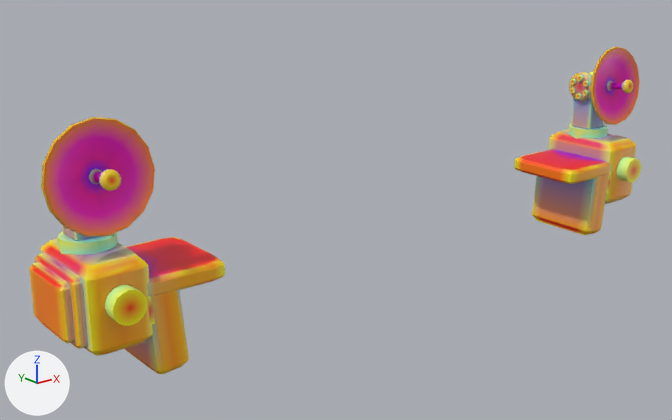
A saved change to the glTF model models/parts/llm_gen_shoulder_pods_045_bc349d.glb.
Both versions are drawn from a 50 mm lens placed at (-89.9, -97.7, 49.3), pointed at (-8.0, 4.8, 8.3). Arrows for +X, +Y and +Z are at lower left; the lights stay in place. The picture after the commit comes second. Vertices at exactly the same position are counted once.

In view in the first picture: 'adapter_shoulder_yoke_l', 'adapter_shoulder_yoke_r', 'adapter_sub_azimuth_base_dark_1_adapter_dark_l', 'adapter_sub_dish_pedestal_dark_2_adapter_dark_r', 'adapter_sub_ew_bezel_dark_7_adapter_dark_l', 'ew_side_plate_blue_8_adapter_dark_l', 'parabolic_dish_5_zeon_olive_coat_l', 'parabolic_dish_5_zeon_olive_coat_r', 'radar_housing_0_zeon_olive_coat_l', 'radar_housing_0_zeon_olive_coat_r', 'recon_optic_9_optic_cyan_l' and 8 more.
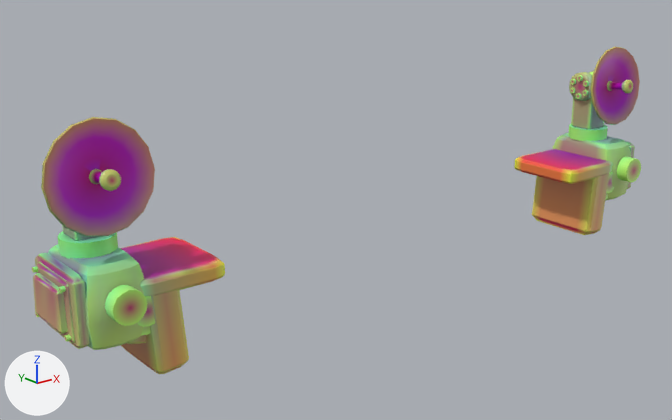
Changed parts and their boxes [x1, y1, x2, y2] in the pictures (672 x 420 px):
'radar_housing_0_zeon_olive_coat_l', reshaped
    before: [40, 238, 153, 356]
    after: [48, 244, 144, 350]
'ew_side_plate_blue_8_adapter_dark_l', reshaped
    before: [29, 262, 74, 343]
    after: [32, 261, 75, 343]
'radar_housing_0_zeon_olive_coat_r', reshaped (9% narrower, 9% shorter)
    before: [549, 129, 636, 204]
    after: [553, 133, 632, 201]
part 1 of me_adapter_shoulder_yoke_r, recoloured
    both: [514, 149, 611, 235]
part 2 of me_adapter_shoulder_yoke_l, recoloured
    both: [125, 237, 225, 374]
part 5 of me_adapter_sub_azimuth_base_dark_1_adapter_dark_l, recoloured
    both: [58, 232, 118, 255]
part 6 of me_adapter_sub_azimuth_base_dark_1_adapter_dark_l, recoloured
    both: [78, 235, 114, 243]
part 7 of me_adapter_sub_azimuth_base_dark_1_adapter_dark_l, recoloured
    both: [58, 231, 116, 243]
part 8 of me_adapter_sub_dish_pedestal_dark_2_adapter_dark_r, recoloured
    both: [571, 97, 604, 129]
part 9 of me_parabolic_dish_5_zeon_olive_coat_r, recoloured
    both: [590, 46, 640, 125]
part 10 of me_parabolic_dish_5_zeon_olive_coat_l, recoloured
    both: [41, 117, 155, 237]
part 11 of me_adapter_sub_ew_bezel_dark_7_adapter_dark_l, recoloured
    both: [35, 253, 88, 349]
part 13 of me_recon_optic_9_optic_cyan_l, recoloured
    both: [105, 285, 139, 323]
part 14 of me_recon_optic_9_optic_cyan_l, recoloured
    both: [113, 290, 147, 326]

Diff of the bpy script that builds the scene:
```diff
--- a/models/parts/llm_gen_shoulder_pods_045_bc349d.glb.py
+++ b/models/parts/llm_gen_shoulder_pods_045_bc349d.glb.py
@@ me_adapter_shoulder_yoke_r @@
 me_adapter_shoulder_yoke_r.from_pydata(...)  # 490 vertices, 960 faces; spans x 33.3..48.0, y -5.9..7.1, z -3.54..9.4
+# me_adapter_shoulder_yoke_r part 1: 960 faces centred in x 33.3..48.0, y -5.9..7.1, z -3.49..9.4 are repainted in the vertex colours, in many colours
 me_adapter_shoulder_yoke_r.materials.append(mat_defaultmaterial)
@@ me_adapter_shoulder_yoke_l @@
 me_adapter_shoulder_yoke_l.from_pydata(...)  # 490 vertices, 960 faces; spans x -48.0..-33.3, y -5.9..7.1, z -3.54..9.4
+# me_adapter_shoulder_yoke_l part 2: 960 faces centred in x -48.0..-33.3, y -5.9..7.1, z -3.49..9.4 are repainted in the vertex colours, in many colours
 me_adapter_shoulder_yoke_l.materials.append(mat_defaultmaterial_002)
@@ me_radar_housing_0_zeon_olive_coat_r @@
-me_radar_housing_0_zeon_olive_coat_r.from_pydata(...)  # 114 vertices, 224 faces; spans x 43.67..51.72, y -5.97..8.02, z 1.3..12.39
+me_radar_housing_0_zeon_olive_coat_r.from_pydata(...)  # 86 vertices, 168 faces; spans x 43.58..51.81, y -6.32..8.26, z 1.76..11.94
+# me_radar_housing_0_zeon_olive_coat_r part 3: the whole mesh is rebuilt
 me_radar_housing_0_zeon_olive_coat_r.materials.append(mat_defaultmaterial_004)
@@ me_radar_housing_0_zeon_olive_coat_l @@
-me_radar_housing_0_zeon_olive_coat_l.from_pydata(...)  # 114 vertices, 224 faces; spans x -51.72..-43.67, y -5.97..8.02, z 1.3..12.39
+me_radar_housing_0_zeon_olive_coat_l.from_pydata(...)  # 86 vertices, 168 faces; spans x -51.81..-43.58, y -6.32..8.26, z 1.76..11.94
+# me_radar_housing_0_zeon_olive_coat_l part 4: the whole mesh is rebuilt
 me_radar_housing_0_zeon_olive_coat_l.materials.append(mat_defaultmaterial_005)
@@ me_adapter_sub_azimuth_base_dark_1_adapter_dark_l @@
 me_adapter_sub_azimuth_base_dark_1_adapter_dark_l.from_pydata(...)  # 34 vertices, 64 faces; spans x -51.09..-44.3, y -1.31..5.48, z 11.78..13.78
+# me_adapter_sub_azimuth_base_dark_1_adapter_dark_l part 5: 32 faces centred in x -51.0..-44.39, y -1.22..5.39, z 12.45..13.12 are repainted in the vertex colours; the middle colour goes from green #cdffa4 to green #9fff80
+# me_adapter_sub_azimuth_base_dark_1_adapter_dark_l part 6: 20 faces centred in x -49.87..-45.52, y -0.09..4.26, z 11.78..13.78 are repainted in the vertex colours; the middle colour goes from green #76ffdc to green #86ffb2
+# me_adapter_sub_azimuth_base_dark_1_adapter_dark_l part 7: 12 faces centred in x -49.87..-45.52, y 0.85..4.26, z 13.78 are repainted in the vertex colours; the middle colour goes from green #c8ffa9 to green #86ff9b
 me_adapter_sub_azimuth_base_dark_1_adapter_dark_l.materials.append(mat_defaultmaterial_007)
@@ me_adapter_sub_dish_pedestal_dark_2_adapter_dark_r @@
 me_adapter_sub_dish_pedestal_dark_2_adapter_dark_r.from_pydata(...)  # 114 vertices, 224 faces; spans x 45.47..49.92, y 0.18..4.42, z 13.22..20.62
+# me_adapter_sub_dish_pedestal_dark_2_adapter_dark_r part 8: 224 faces centred in x 45.47..49.92, y 0.18..4.42, z 13.22..20.62 are repainted in the vertex colours, in many colours
 me_adapter_sub_dish_pedestal_dark_2_adapter_dark_r.materials.append(mat_defaultmaterial_008)
@@ me_parabolic_dish_5_zeon_olive_coat_r @@
 me_parabolic_dish_5_zeon_olive_coat_r.from_pydata(...)  # 114 vertices, 224 faces; spans x 40.91..54.48, y -3.84..-0.53, z 14.93..28.43
+# me_parabolic_dish_5_zeon_olive_coat_r part 9: 224 faces centred in x 41.15..54.24, y -3.69..-0.62, z 15.19..28.2 are repainted in the vertex colours, in many colours
 me_parabolic_dish_5_zeon_olive_coat_r.materials.append(mat_defaultmaterial_016)
@@ me_parabolic_dish_5_zeon_olive_coat_l @@
 me_parabolic_dish_5_zeon_olive_coat_l.from_pydata(...)  # 114 vertices, 224 faces; spans x -54.48..-40.91, y -3.84..-0.53, z 14.93..28.43
+# me_parabolic_dish_5_zeon_olive_coat_l part 10: 224 faces centred in x -54.24..-41.15, y -3.69..-0.62, z 15.19..28.2 are repainted in the vertex colours, in many colours
 me_parabolic_dish_5_zeon_olive_coat_l.materials.append(mat_defaultmaterial_017)
@@ me_adapter_sub_ew_bezel_dark_7_adapter_dark_l @@
 me_adapter_sub_ew_bezel_dark_7_adapter_dark_l.from_pydata(...)  # 114 vertices, 224 faces; spans x -52.78..-51.09, y -4.59..6.64, z 2.46..11.24
+# me_adapter_sub_ew_bezel_dark_7_adapter_dark_l part 11: 224 faces centred in x -52.78..-51.09, y -4.59..6.64, z 2.46..11.24 are repainted in the vertex colours, in many colours
 me_adapter_sub_ew_bezel_dark_7_adapter_dark_l.materials.append(mat_defaultmaterial_021)
@@ me_ew_side_plate_blue_8_adapter_dark_l @@
-me_ew_side_plate_blue_8_adapter_dark_l.from_pydata(...)  # 114 vertices, 224 faces; spans x -53.84..-52.15, y -3.75..5.79, z 3.15..10.55
+me_ew_side_plate_blue_8_adapter_dark_l.from_pydata(...)  # 284 vertices, 544 faces; spans x -53.95..-52.04, y -3.85..5.9, z 3.04..10.66
+# me_ew_side_plate_blue_8_adapter_dark_l part 12: 114 vertices removed from x -53.84..-52.15, y -3.75..5.79, z 3.15..10.55; 284 vertices added at x -53.95..-52.04, y -3.85..5.9, z 3.04..10.66
 me_ew_side_plate_blue_8_adapter_dark_l.materials.append(mat_defaultmaterial_023)
@@ me_recon_optic_9_optic_cyan_l @@
 me_recon_optic_9_optic_cyan_l.from_pydata(...)  # 34 vertices, 64 faces; spans x -49.82..-45.58, y -8.03..-6.03, z 5.58..9.82
+# me_recon_optic_9_optic_cyan_l part 13: 32 faces centred in x -49.76..-45.63, y -7.37..-6.7, z 5.63..9.76 are repainted in the vertex colours; the middle colour goes from green #d2ff99 to green #b2ff7f
+# me_recon_optic_9_optic_cyan_l part 14: 16 faces centred in x -49.06..-46.34, y -8.03, z 6.34..9.06 are repainted in the vertex colours; the middle colour goes from yellow #ffff00 to green #beff71
 me_recon_optic_9_optic_cyan_l.materials.append(mat_defaultmaterial_025)
```
